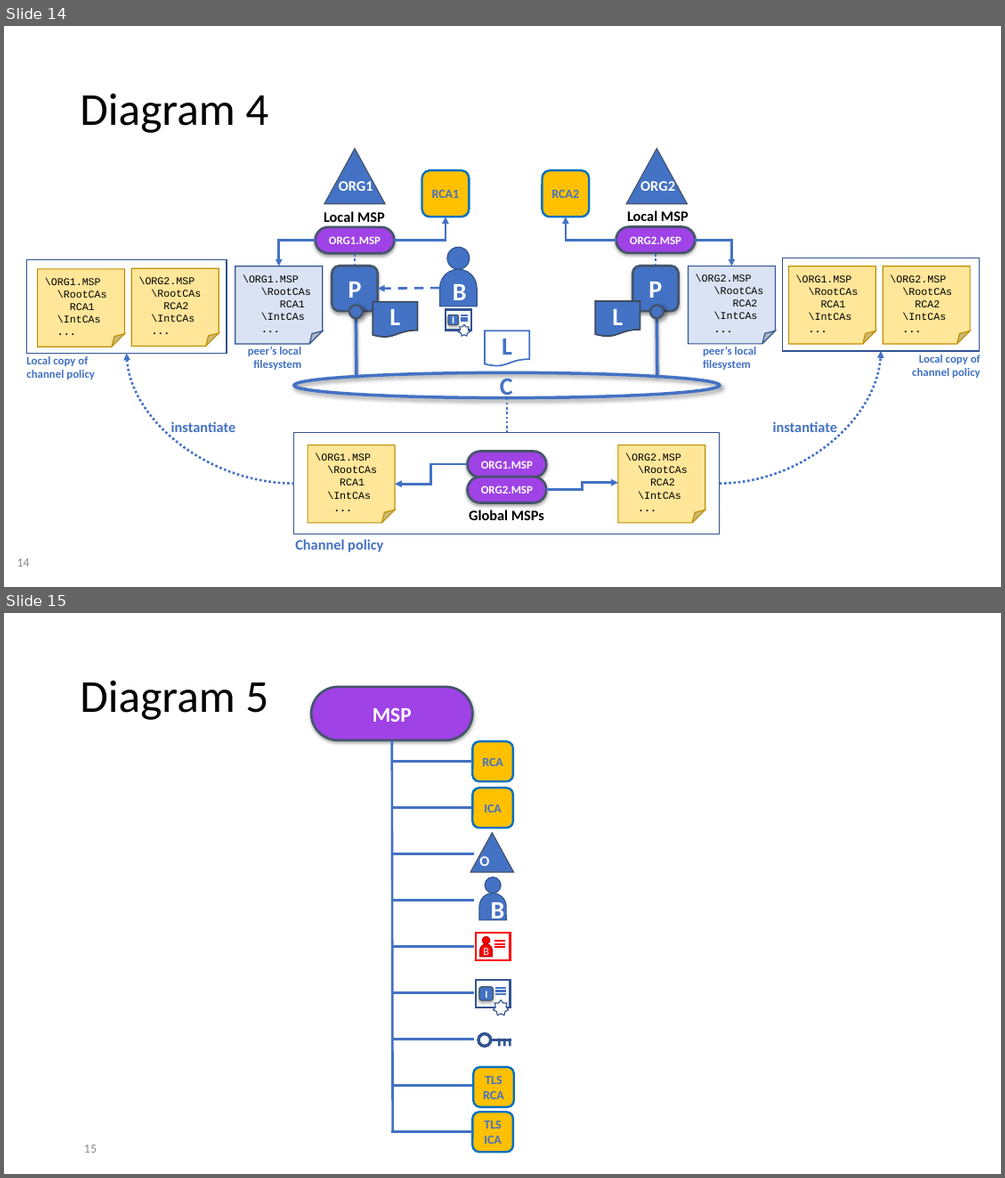
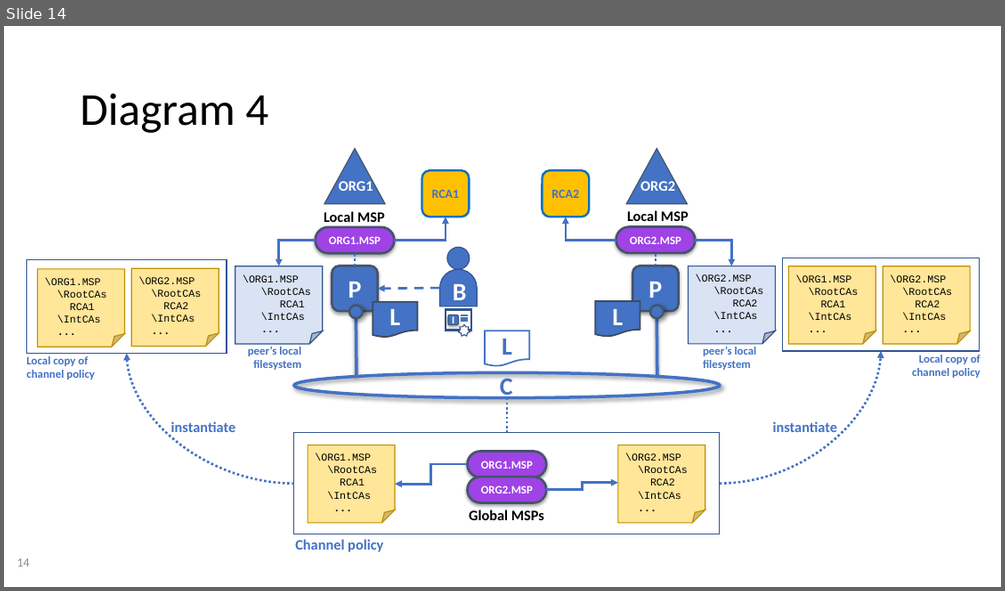
Before and after one commit to FabricTOC/FabricTOC, a slide deck: docs/OtherSourceMaterial/Diagrams.pptx. Shown one above the other, each under a label of ours: slides 14 and 15 before the commit, slide 14 after it. The pictures are 1005x1178 and 1005x591 pixels, drawn with LibreOffice and Linux fonts; fonts in the diff are those of the drawing. Boxes give left, top, right and bottom in pixels: in the first picture for what was removed or moved away, otherwise in the second. Text is boxed around its words. In the diff, an @@ line names an element or a change of style, - is before the commit and + after.

```diff
--- a/docs/OtherSourceMaterial/Diagrams.pptx
+++ b/docs/OtherSourceMaterial/Diagrams.pptx
@@ slide 15 removed at [4, 613, 1001, 1174], background #FFFFFF @@
@@ title removed at [80, 680, 268, 720] @@
-Diagram 5
@@ rounded rectangle removed at [311, 687, 473, 740] @@
-MSP
@@ line removed from (392, 740) to (393, 1133) @@
@@ rounded rectangle removed at [473, 742, 513, 781] @@
-RCA
@@ line removed from (473, 762) to (391, 762) @@
@@ rounded rectangle removed at [473, 788, 513, 827] @@
-ICA
@@ line removed from (473, 807) to (391, 807) @@
@@ triangle removed at [470, 833, 514, 873] @@
@@ text removed at [472, 848, 502, 866] @@
-OUs
@@ line removed from (474, 854) to (391, 854) @@
@@ ellipse removed at [485, 877, 502, 893] @@
@@ line removed from (474, 900) to (391, 900) @@
@@ round same rect removed at [479, 893, 507, 920] @@
-B
@@ line removed from (474, 947) to (391, 947) @@
@@ group removed at [476, 933, 510, 960]: 3 lines, 1 rectangle, 1 ellipse, 1 round same rect @@
-B
@@ line removed from (474, 993) to (391, 993) @@
@@ group removed at [476, 980, 510, 1014]: 3 lines, 1 rectangle, 1 rounded rectangle, 1 star @@
-I
@@ line removed from (474, 1039) to (391, 1039) @@
@@ group removed at [478, 1034, 511, 1046]: 4 lines, 1 ellipse @@
@@ line removed from (474, 1086) to (391, 1086) @@
@@ rounded rectangle removed at [474, 1067, 514, 1107] @@
-TLS
-RCA
@@ rounded rectangle removed at [473, 1111, 513, 1151] @@
-TLS
-ICA
@@ page number removed at [84, 1144, 97, 1152] @@
-15
@@ line removed from (473, 1132) to (391, 1132) @@
```
Also in this commit, not shown: 1 slide changed, 2 other files.
